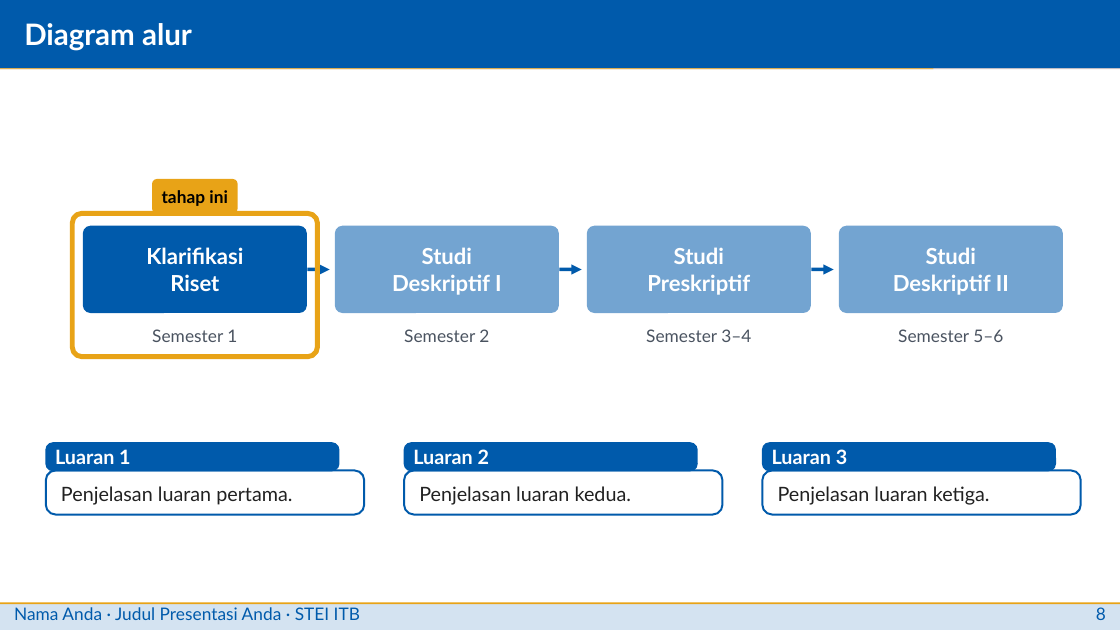
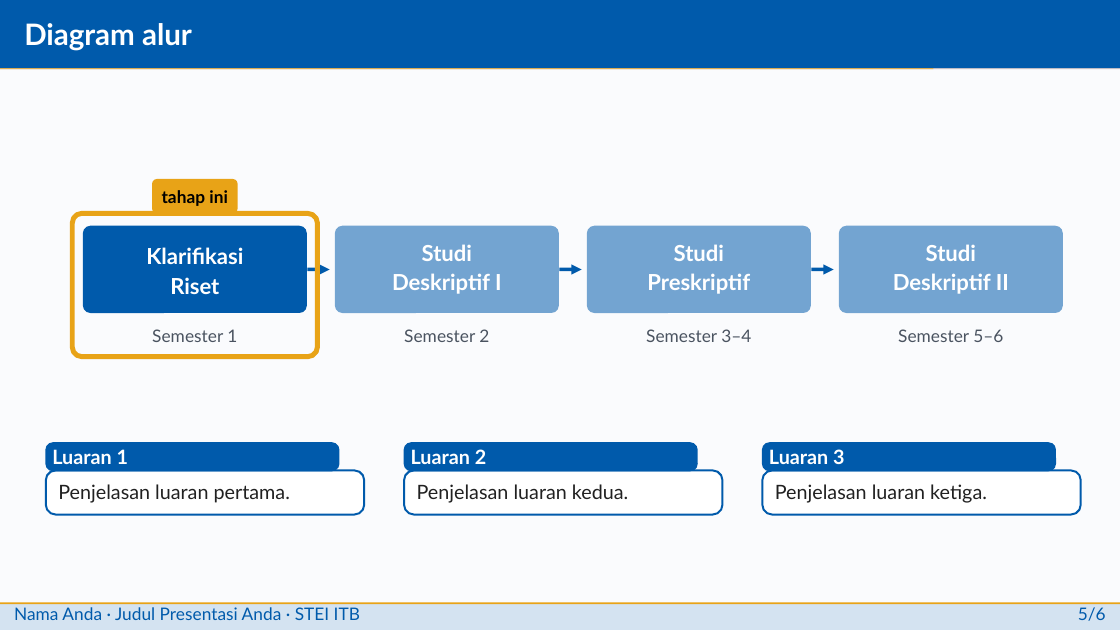
Before and after one commit to situkangsayur/deck-templates, a slide deck: slide 8 of itb-stei/libreoffice/contoh-itb.pptx. Drawn at 1120x630 pixels with LibreOffice and Linux fonts; fonts in the diff are those of the drawing; background and template pictures are left out. Boxes give left, top, right and bottom in pixels: in the first picture for what was removed or moved away, otherwise in the second. Text is boxed around its words. In the diff, an @@ line names an element or a change of style, - is before the commit and + after.

```diff
--- a/itb-stei/libreoffice/contoh-itb.pptx
+++ b/itb-stei/libreoffice/contoh-itb.pptx
@@ background #FFFFFF to #FAFBFD @@
@@ line spacing 1 to 18.7pt in 4 elements at (83,226,307,314), (335,226,559,314), (587,226,811,314), (839,226,1063,314) @@
@@ line spacing 1 to 17pt in 3 elements at (46,470,364,514), (404,470,722,514), (763,470,1081,514) @@
@@ text at (1078,607,1106,621): text changed @@
-8
+5/6
```
Also in this commit, not shown: 8 other slides changed, 1 slide added, 1 slide removed, 5 other files.
